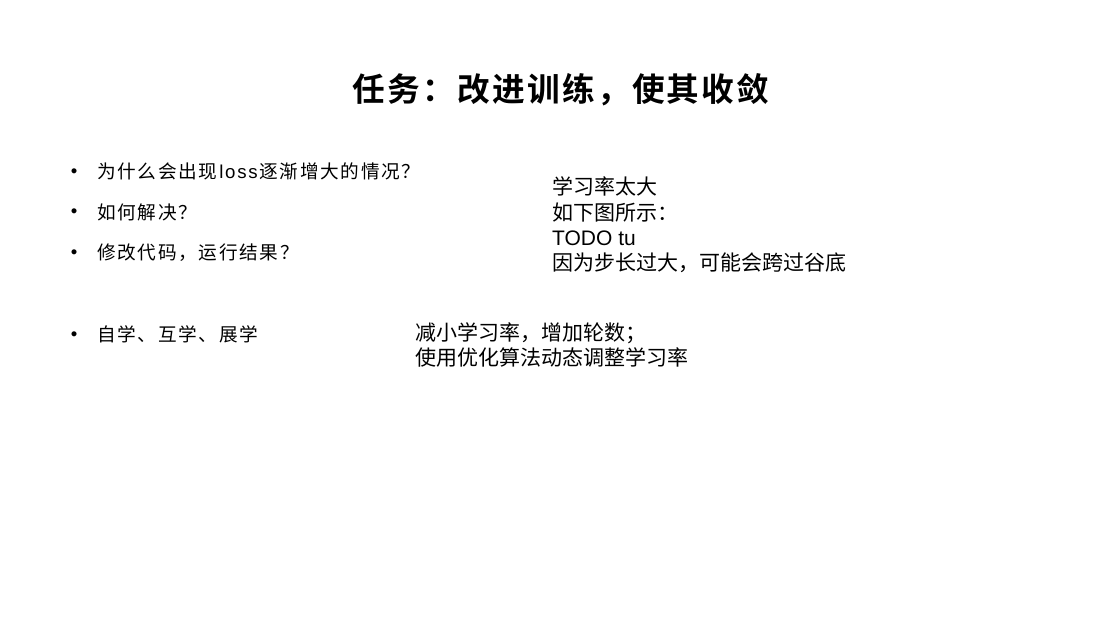
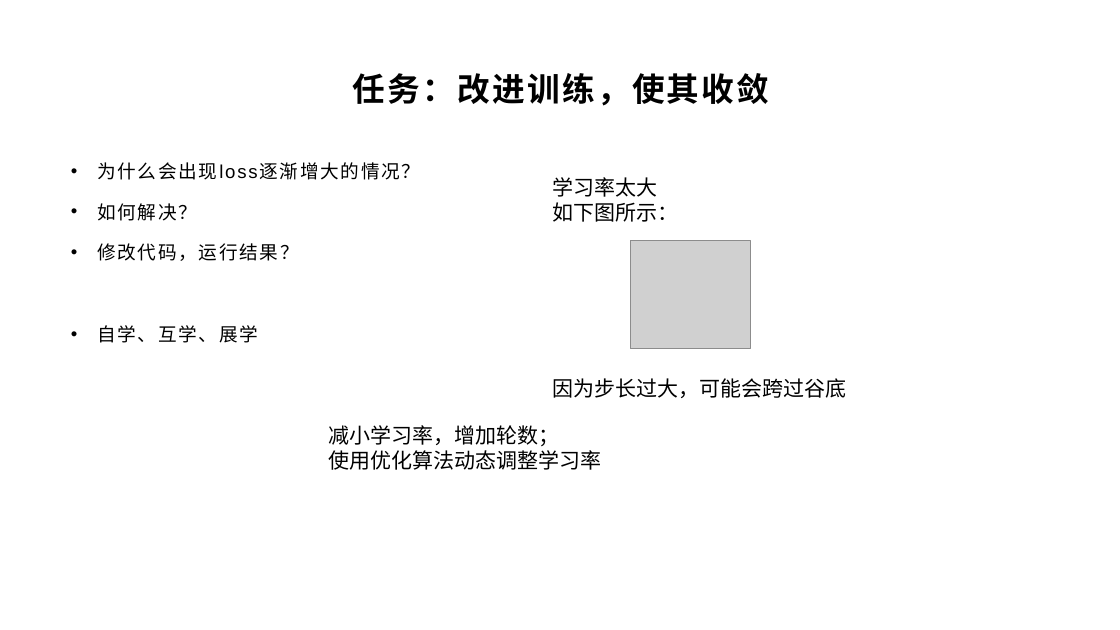
Before and after one commit to yyc-git/DeepLearningEdu, a slide deck: slide 14 of lessons/2_gender_analyze/ppt/“判断性别”Demo需求分析和初步设计（下2）.pptx (slide 15 before the commit). Drawn at 1120x630 pixels with LibreOffice and Linux fonts; fonts in the diff are those of the drawing; grey boxes stand for pictures; background and template pictures are left out. Boxes give left, top, right and bottom in pixels: in the first picture for what was removed or moved away, otherwise in the second. Text is boxed around its words. In the diff, an @@ line names an element or a change of style, - is before the commit and + after.

```diff
--- a/lessons/2_gender_analyze/ppt/“判断性别”Demo需求分析和初步设计（下2）.pptx
+++ b/lessons/2_gender_analyze/ppt/“判断性别”Demo需求分析和初步设计（下2）.pptx
@@ text at <box>552,230,635,246</box>: paragraph removed @@
-TODO tu
@@ picture added at <box>630,240,750,349</box> @@
@@ text "减小学习率，增加轮数；": place and size @@
-text "减小学习率，增加轮数；" at <box>416,322,689,367</box>
+text "减小学习率，增加轮数；" at <box>328,425,601,470</box>
```
Also in this commit, not shown: 8 other slides changed, 1 slide removed, 11 other files.
